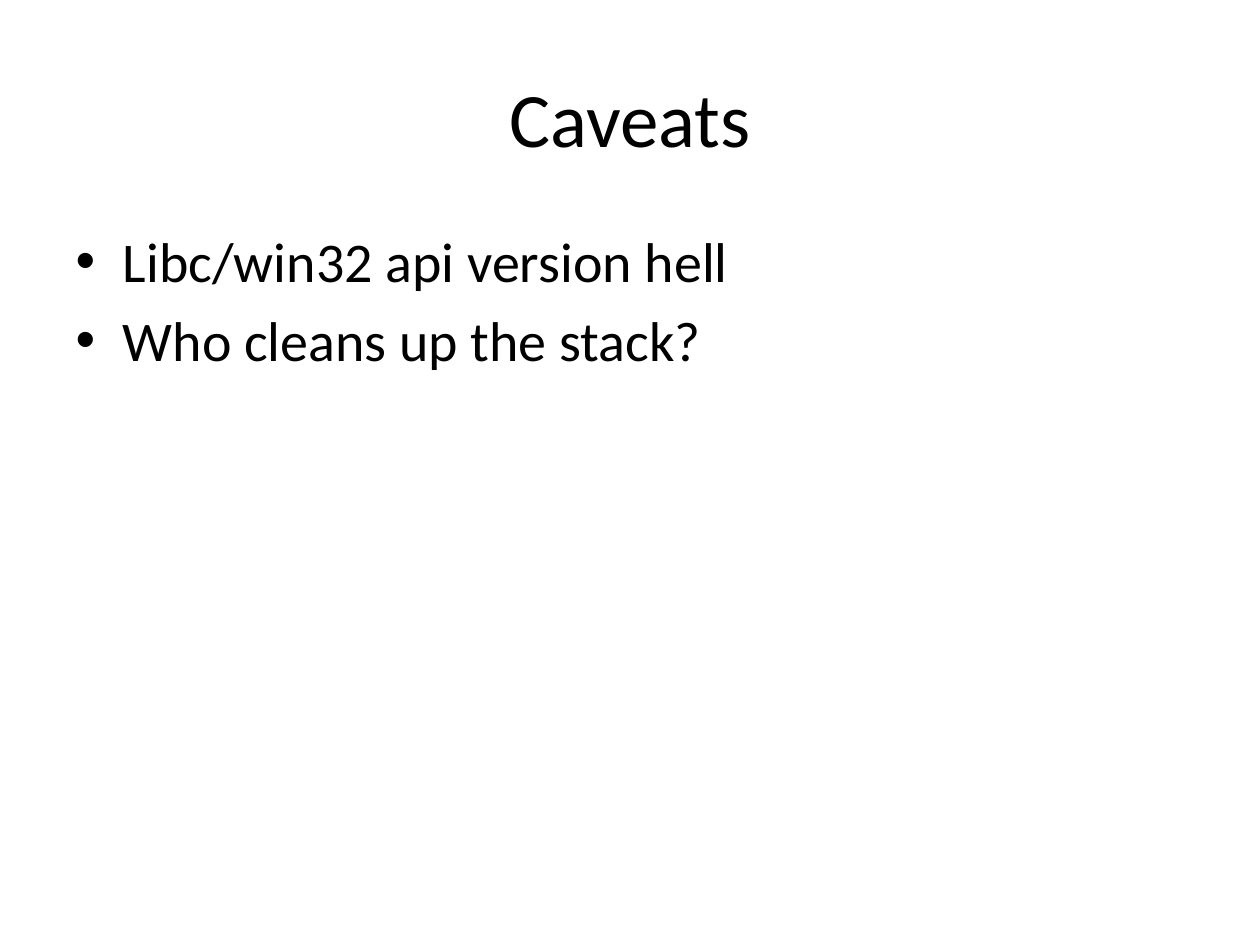
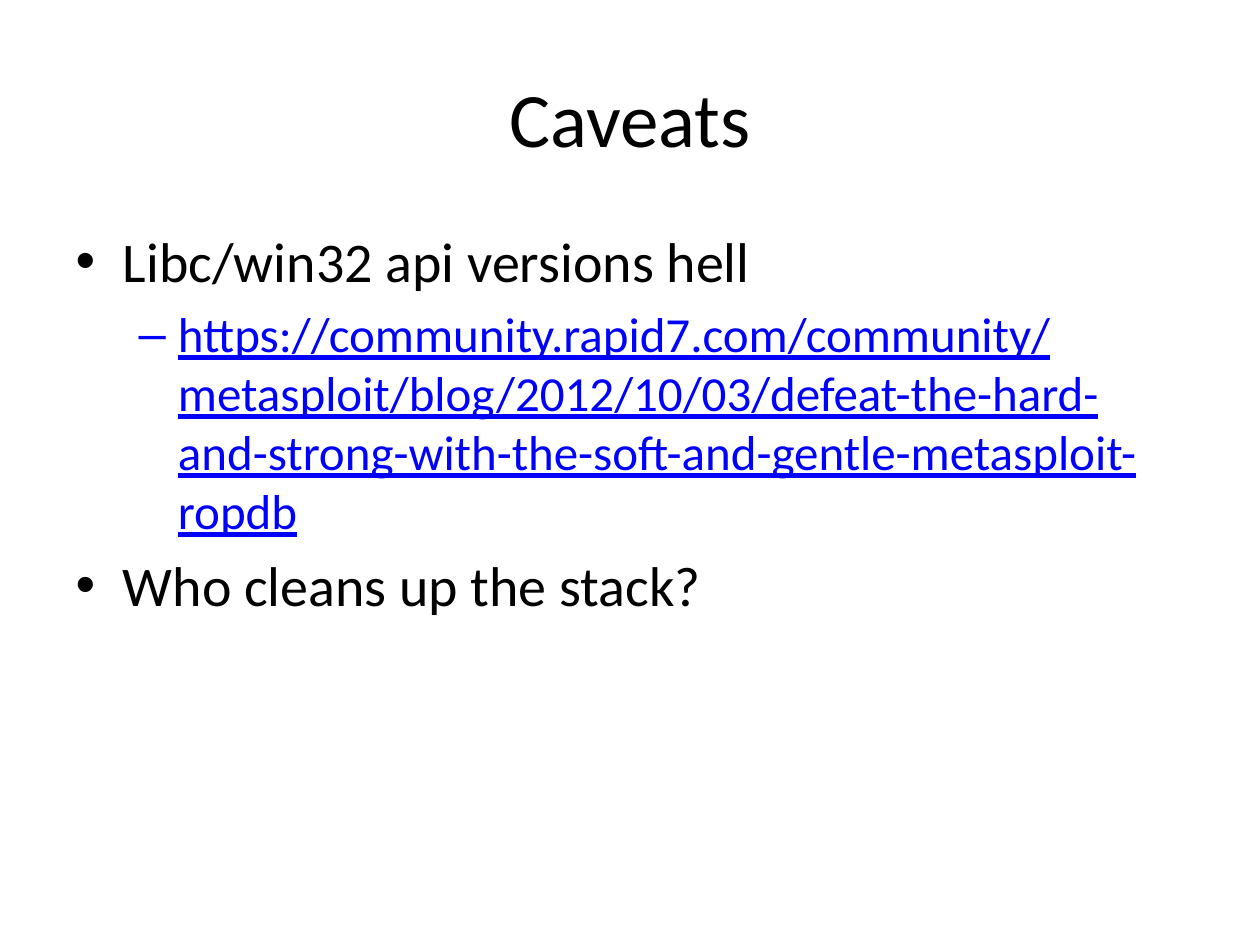
Before and after one commit to m0t/liatioan, a slide deck: slide 12 of slides-2.pptx. Drawn at 1260x945 pixels with LibreOffice and Linux fonts; fonts in the diff are those of the drawing. Boxes give left, top, right and bottom in pixels: in the first picture for what was removed or moved away, otherwise in the second. Text is boxed around its words. In the diff, an @@ line names an element or a change of style, - is before the commit and + after.

Commit message:
slides

```diff
--- a/slides-2.pptx
+++ b/slides-2.pptx
@@ text at bbox=[123, 243, 1136, 537]: text changed; size 32 to 28 pt; text colour #000000 to #0000FF @@
-• Libc/win32 api version hell
+• Libc/win32 api versions hell
+  – https://community.rapid7.com/community/metasploit/blog/2012/10/03/defeat-the-hard-and-strong-with-the-soft-and-gentle-metasploit-ropdb
```
Also in this commit, not shown: 3 other slides changed, 1 other file.
